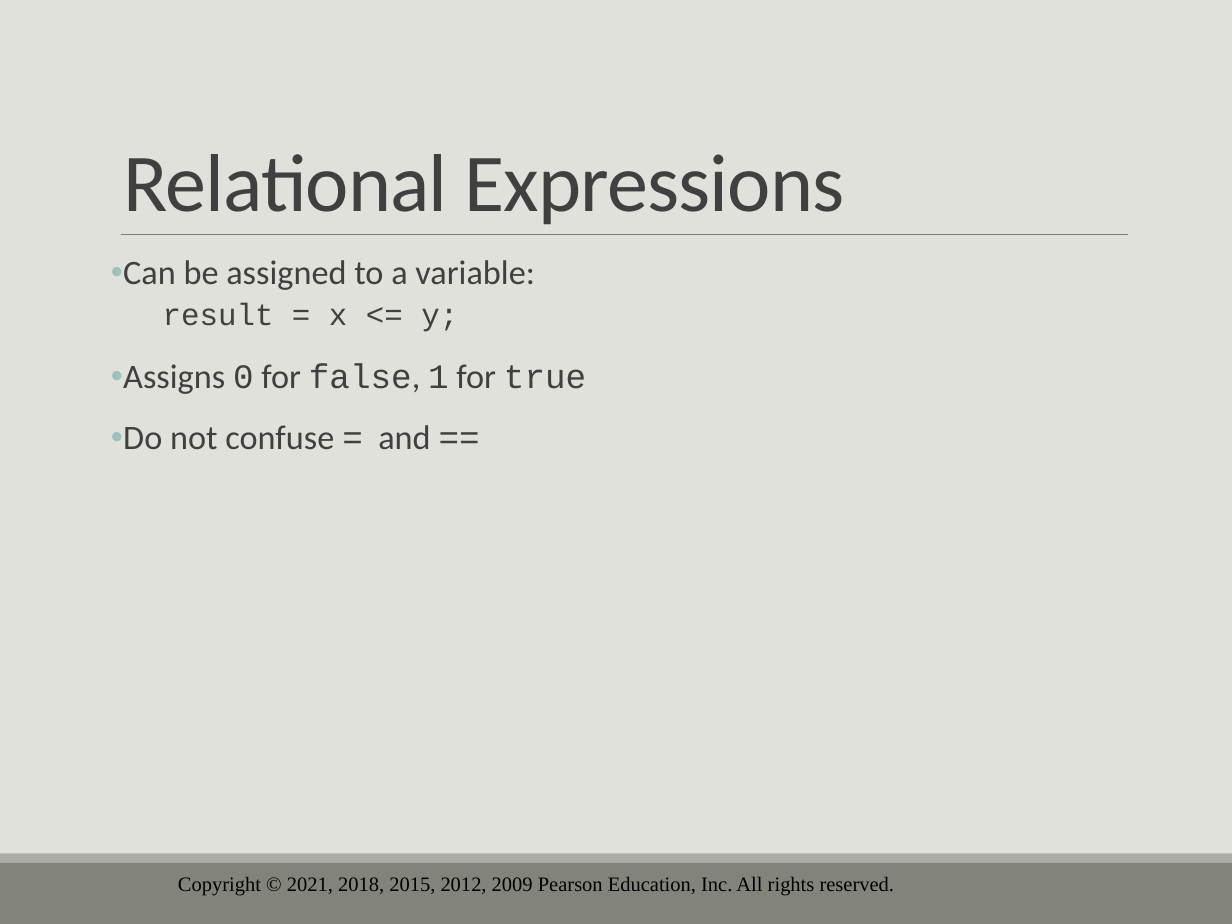
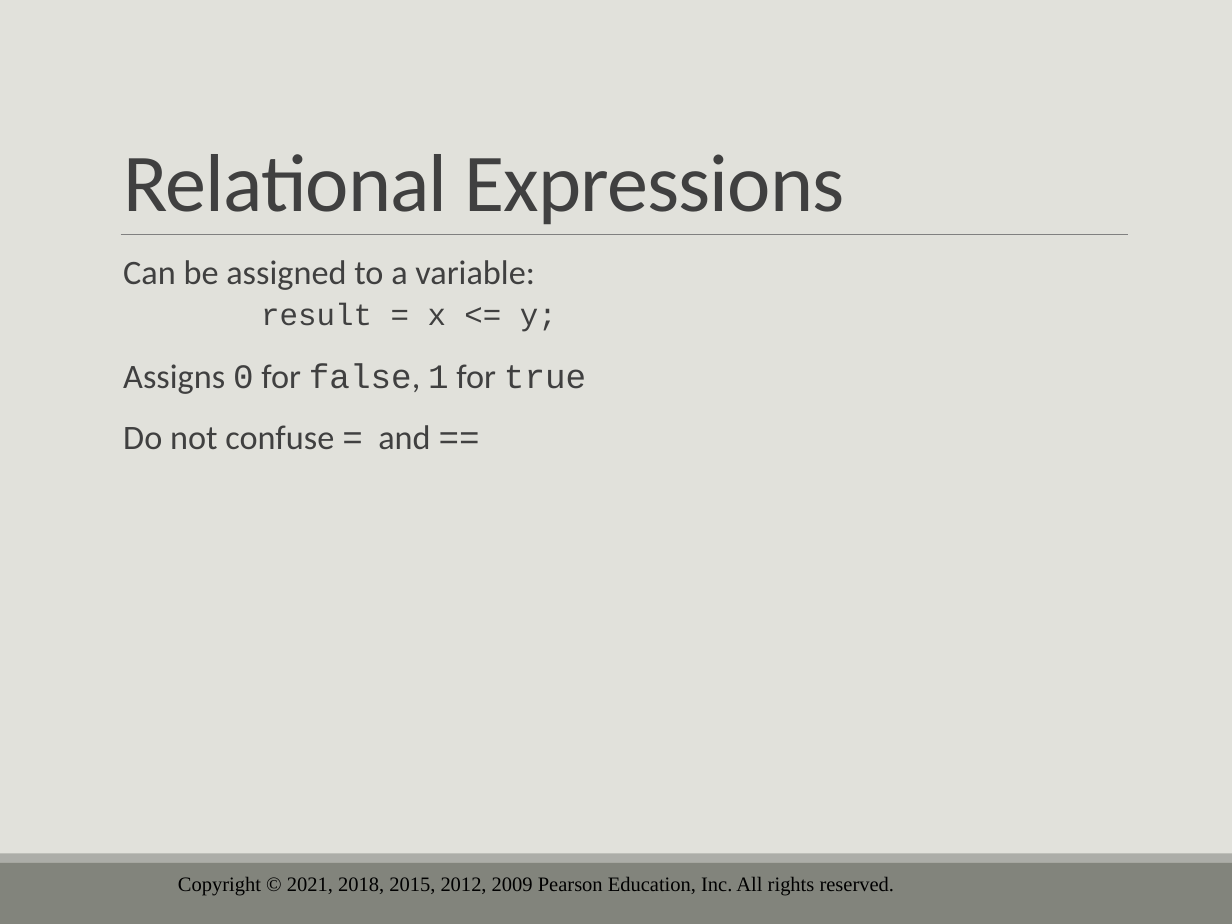
Before and after one commit to drolsonmi/eng1400, a slide deck: slide 5 of 1400_04_Making Decisions.pptx. Drawn at 1232x924 pixels with LibreOffice and Linux fonts; fonts in the diff are those of the drawing; background and template pictures are left out. Boxes give left, top, right and bottom in pixels: in the first picture for what was removed or moved away, otherwise in the second. Text is boxed around its words. In the diff, an @@ line names an element or a change of style, - is before the commit and + after.

```diff
--- a/1400_04_Making Decisions.pptx
+++ b/1400_04_Making Decisions.pptx
@@ text "Can be assigned to a ..." at bbox=[123, 260, 586, 449]: bullet • to  ; indent changed @@
```
Also in this commit, not shown: 15 other slides changed, 2 other files.
